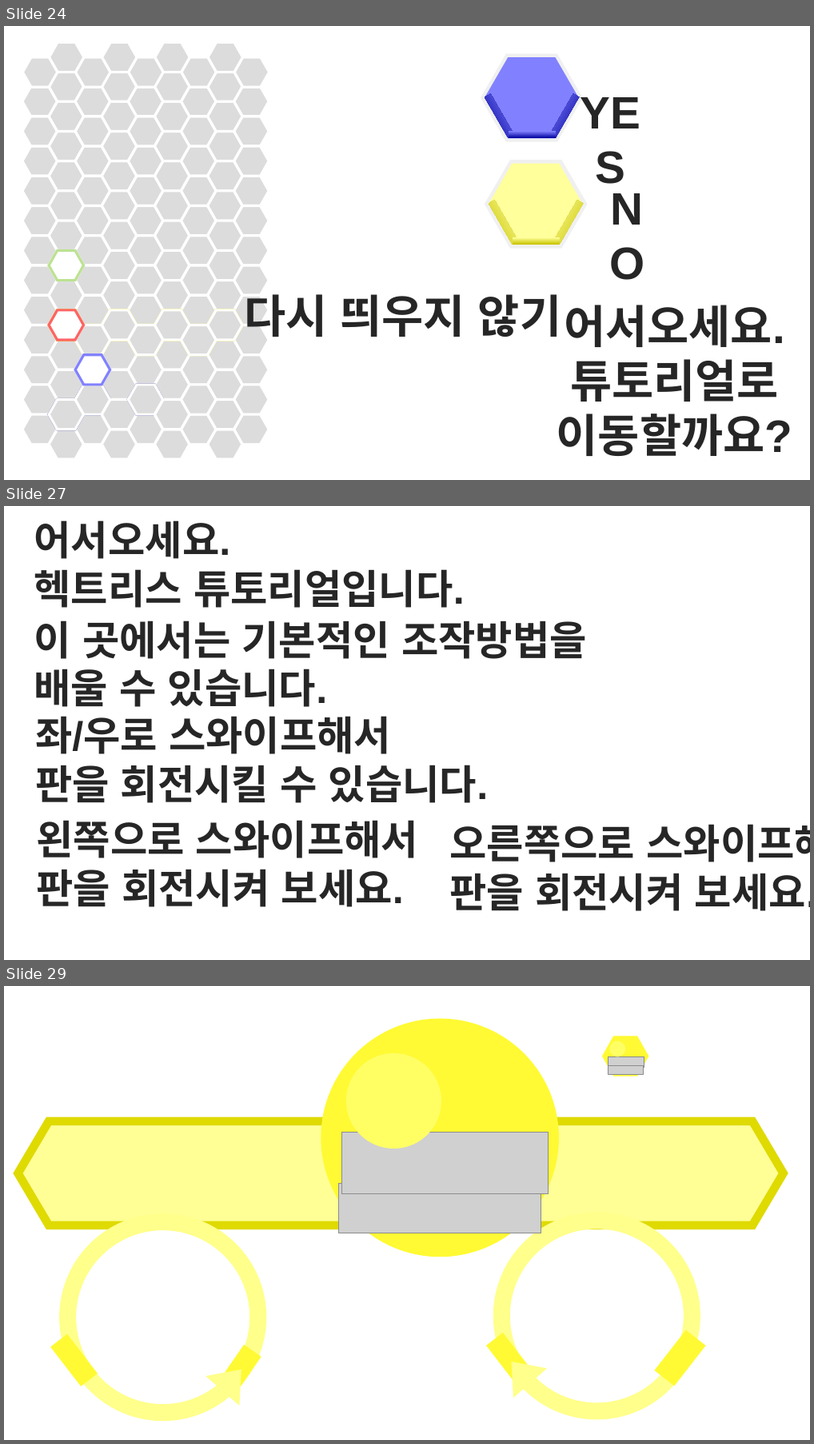
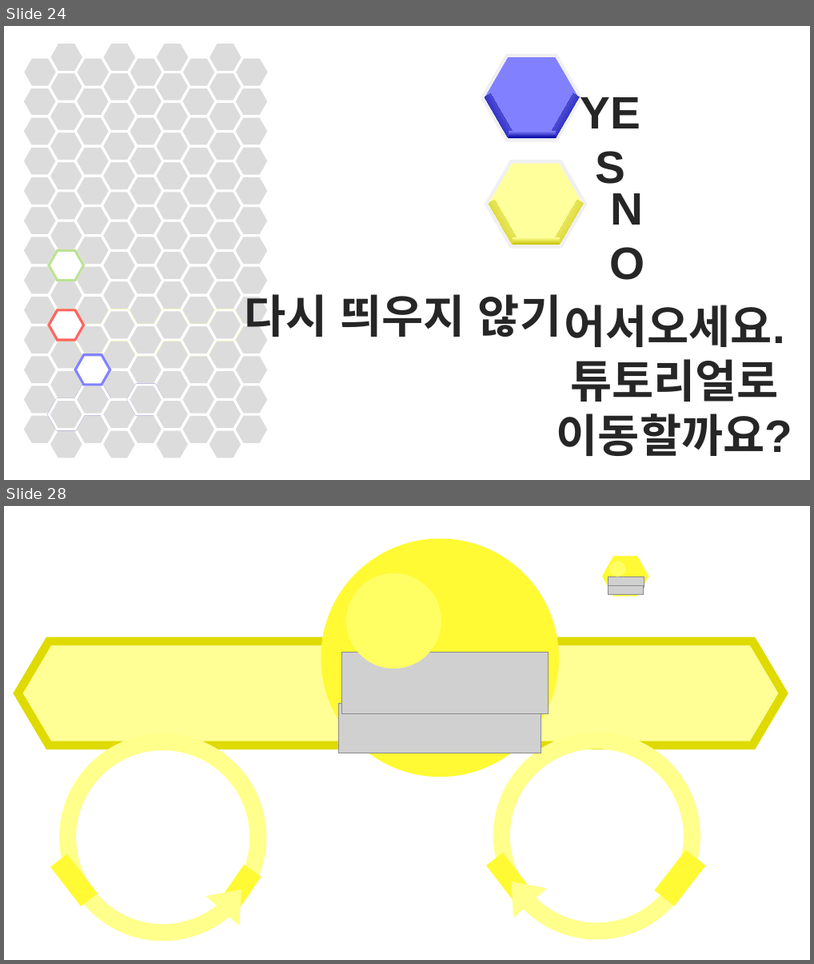
Before and after one commit to SNUGDC/Hextris, a slide deck: Hextris 아트 리소스.pptx. Shown one above the other, each under a label of ours: slides 24, 27 and 29 before the commit, slides 24 and 28 after it; the slides between them are not shown. The pictures are 814x1444 and 814x964 pixels, drawn with LibreOffice and Linux fonts; fonts in the diff are those of the drawing; grey boxes stand for pictures. Boxes give left, top, right and bottom in pixels: in the first picture for what was removed or moved away, otherwise in the second. Text is boxed around its words. In the diff, an @@ line names an element or a change of style, - is before the commit and + after.

```diff
--- a/Hextris 아트 리소스.pptx
+++ b/Hextris 아트 리소스.pptx
@@ slide 27 removed at (4,506,810,960), background #FFFFFF @@
@@ text removed at (34,520,465,608) @@
-어서오세요.
-헥트리스 튜토리얼입니다.
@@ text removed at (34,620,587,707) @@
-이 곳에서는 기본적인 조작방법을
-배울 수 있습니다.
@@ text removed at (35,716,489,803) @@
-좌/우로 스와이프해서
-판을 회전시킬 수 있습니다.
@@ text removed at (36,820,418,907) @@
-왼쪽으로 스와이프해서
-판을 회전시켜 보세요.
@@ text removed at (450,824,810,911) @@
-오른쪽으로 스와이프해서
-판을 회전시켜 보세요.
@@ what was slide 29 is now slide 28 @@
```
Also in this commit, not shown: 1 slide changed, 2 slides added, 2 other slides removed, 5 other files.
